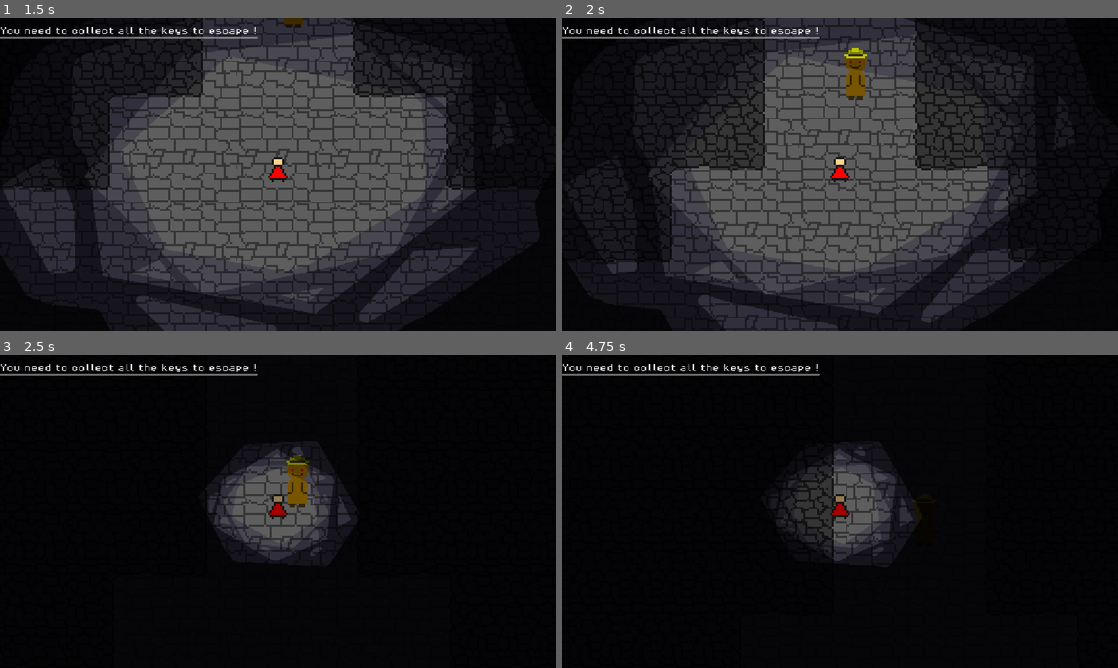
Above: before the commit, frames 1-4 (two rows, left to right).
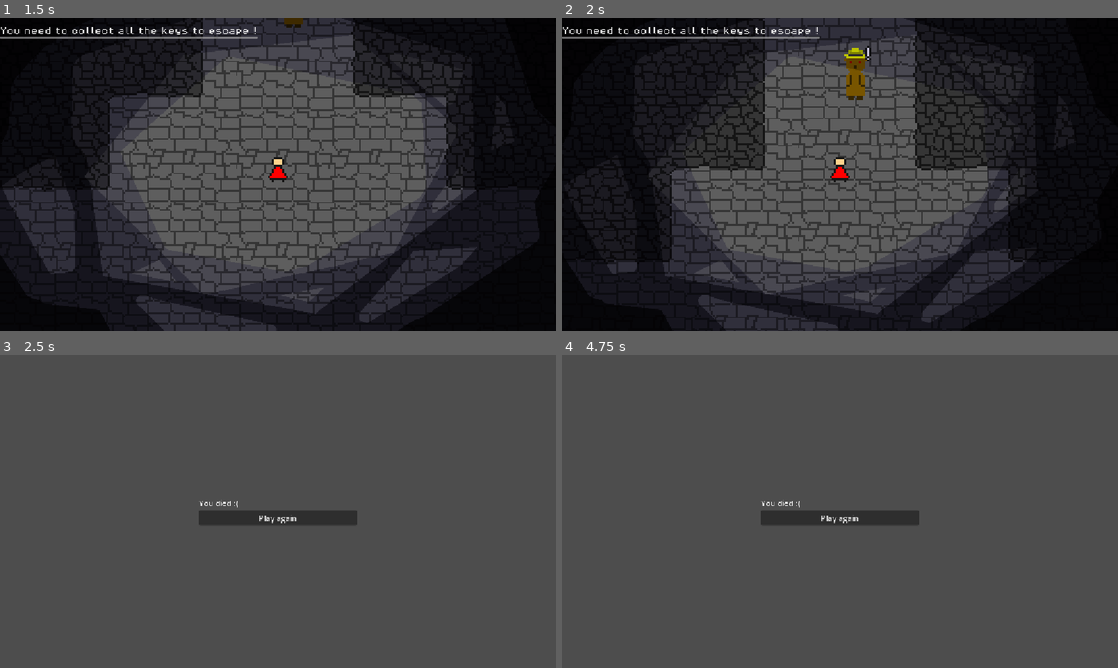
Above: after the commit, the same moments.

Repository: lethargii/bbqjam2026
Game: Godot game, scene res://Menus/main_menu.tscn
The game is run twice, just before and just after one commit, with the same random seed, the same clock (stepped at 60 frames per second) and the same inputs.
Inputs (mouse positions are in pixels of both pictures, inside the frame that each line leads up to):
- Up to frame 1 (1.5 s): click "Start" at 0.5 s; tap Enter at 1.25 s; hold W (move up) from 1.28 s (still down); tap E (useMatch) at 1.35 s
- Up to frame 2 (2 s): keep holding W (move up)
- Up to frame 3 (2.5 s): keep holding W (move up); tap E (useMatch) at 2.1 s
- Up to frame 4 (4.75 s): release W (move up) at 2.75 s; click (840, 517) at 2.75 s, where only the run after the commit has a clickable "Play again"; tap Space at 3.5 s; hold A (move left) from 3.53 s (still down); tap E (useMatch) at 3.6, 4.35 s

Frame 1 is identical in both runs. In frame 2, less than 0.1% of the frame differs, in the area x 51-56%, y 8-17%; in frame 3, 97%; in frame 4, 97%, in the area x 0-100%, y 0-100%.
Error before the commit: Parse Error: Unexpected "VCS conflict marker" in class body. (res://entity/enemy.gd:46)

Commit message:
ennemy pattern

Diff:
--- a/entity/enemy.gd
+++ b/entity/enemy.gd
@@ -31,35 +31,24 @@
 func look_up():
 	direction = "up"
 	$NextAction.start()
+	$AnimatedSprite2D.play("back")
 
 func look_down():
 	direction = "down"
 	$NextAction.start()
+	$AnimatedSprite2D.play("front")
 
 func look_left():
 	direction = "left"
 	$NextAction.start()
-
-func look_right():
-	direction = "right"
-	$NextAction.start()
-=======
-	$AnimatedSprite2D.play("back")
-
-func look_down():
-	direction = "down"
-	$AnimatedSprite2D.play("front")
-
-func look_left():
-	direction = "left"
 	$AnimatedSprite2D.play("left")
 	$AnimatedSprite2D.flip_v=false
 
 func look_right():
 	direction = "right"
+	$NextAction.start()
 	$AnimatedSprite2D.play("left")
 	$AnimatedSprite2D.flip_v=true
->>>>>>> 3d456ac276c3bdfb95f4ae6a255107055245e6cb
 
 func go_up():
 	look_up()
--- a/entity/enemy.tscn
+++ b/entity/enemy.tscn
@@ -62,7 +62,6 @@
 
 [node name="Enemy" type="CharacterBody2D" unique_id=1465019855]
 script = ExtResource("1_p1h7c")
-actions = null
 
 [node name="CollisionShape2D" type="CollisionShape2D" parent="." unique_id=701830381]
 shape = SubResource("CircleShape2D_8wdiq")
